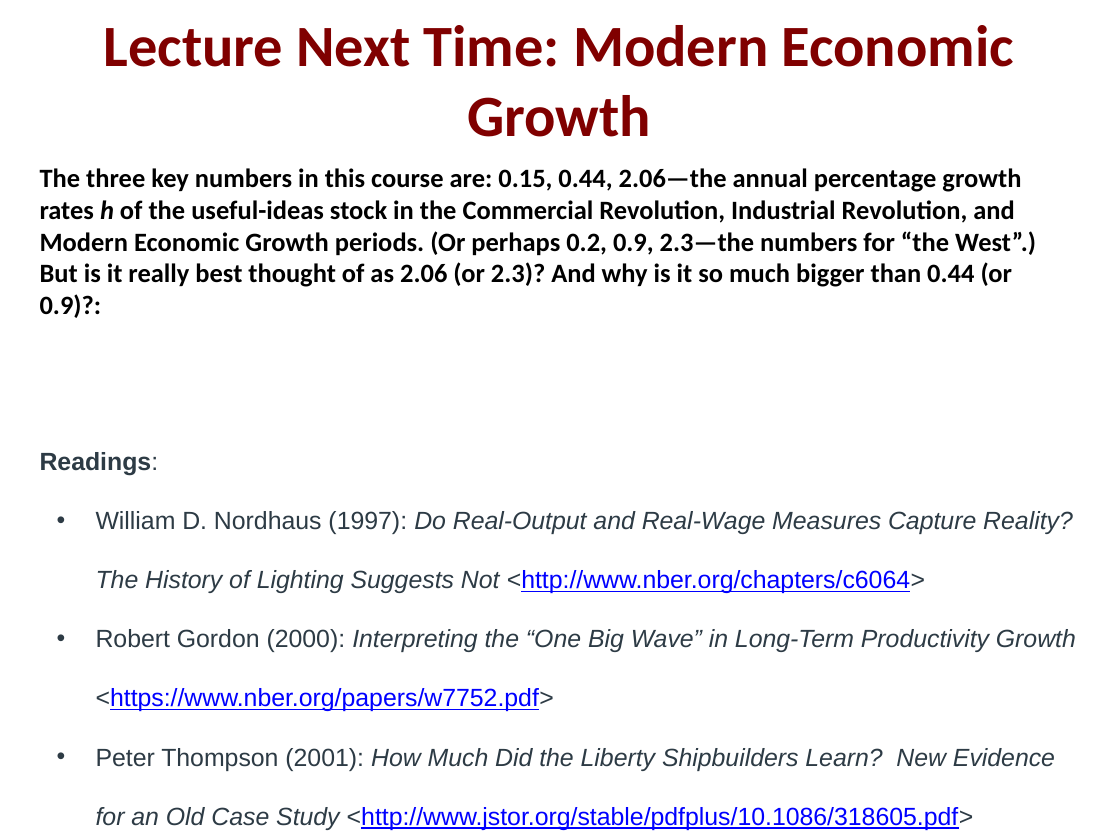
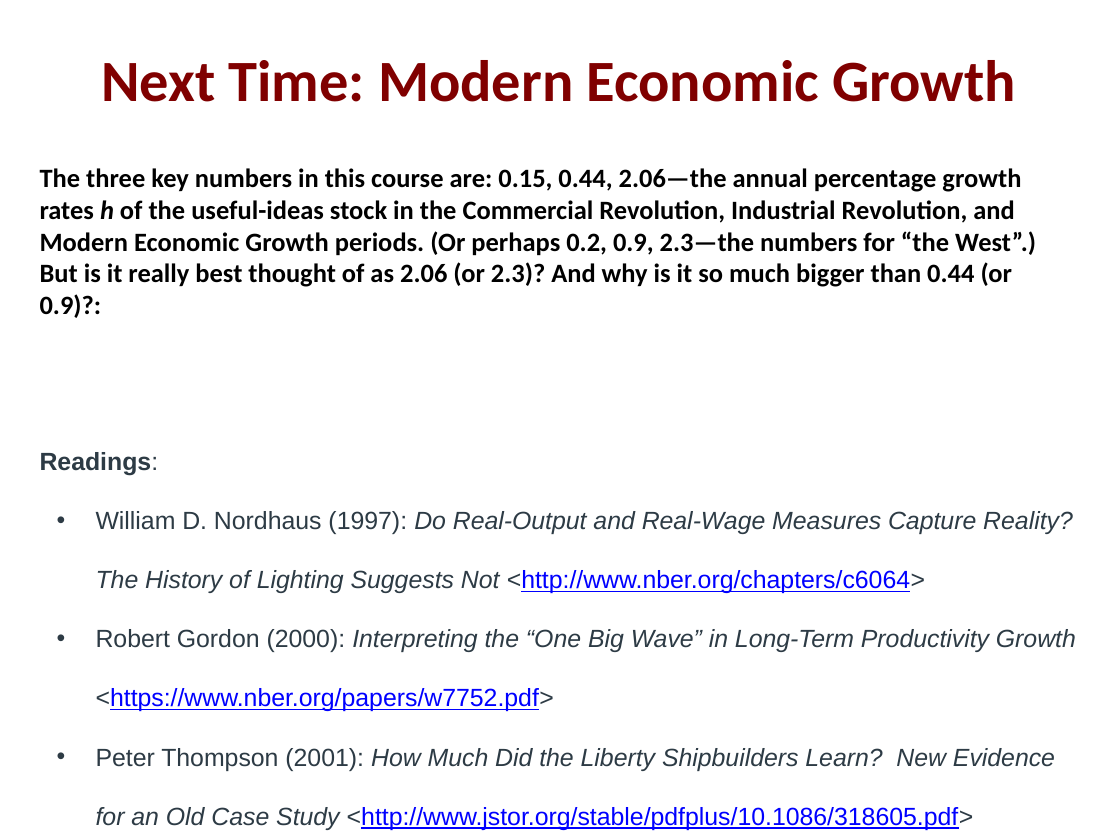
Before and after one commit to DavidLJ/public-files, a slide deck: slide 24 of econ-210a-lecture-5a.pptx (slide 21 before the commit). Drawn at 1120x840 pixels with LibreOffice and Linux fonts; fonts in the diff are those of the drawing. Boxes give left, top, right and bottom in pixels: in the first picture for what was removed or moved away, otherwise in the second. Text is boxed around its words. In the diff, an @@ line names an element or a change of style, - is before the commit and + after.

```diff
--- a/econ-210a-lecture-5a.pptx
+++ b/econ-210a-lecture-5a.pptx
@@ title at (102, 60, 1016, 102): text changed @@
-Lecture Next Time: Modern Economic Growth
+Next Time: Modern Economic Growth
```
Also in this commit, not shown: 1 other slide changed, 1 slide added.
